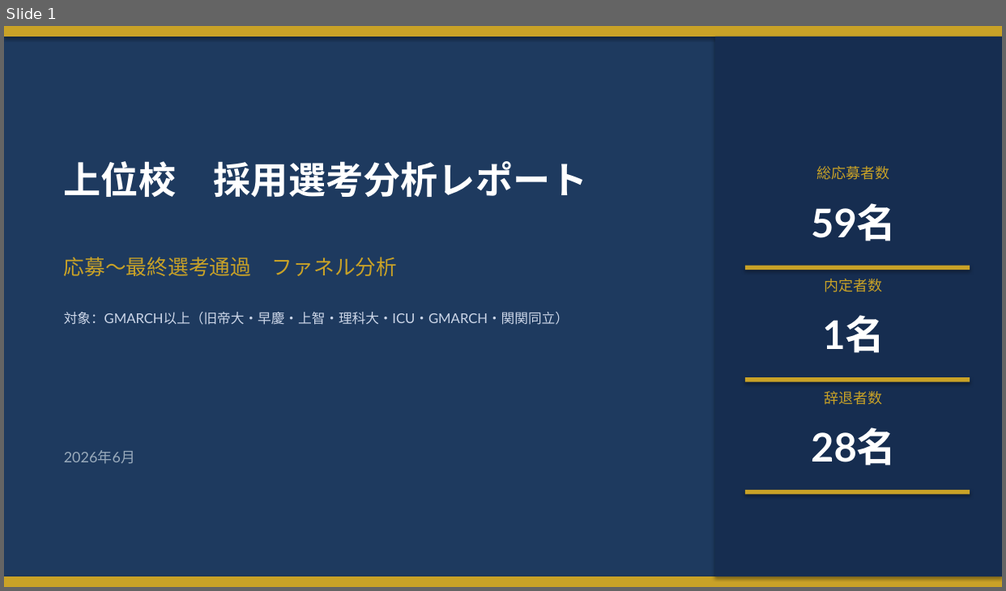
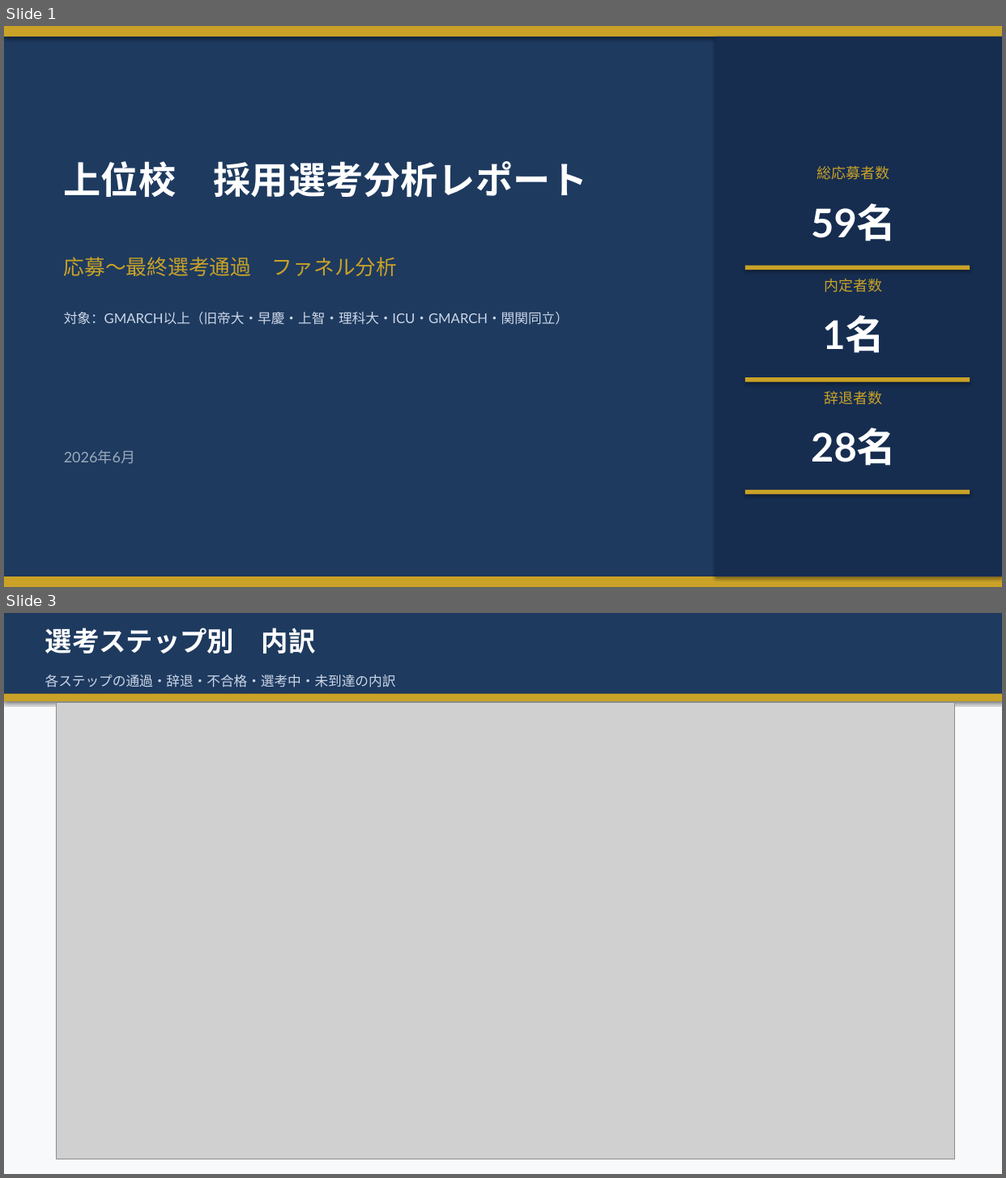
Before and after one commit to syoukaku007-star/daiki, a slide deck: 上位校採用分析レポート_2026.pptx. Shown one above the other, each under a label of ours: slide 1 before the commit, slides 1 and 3 after it; the slides between them are not shown. The pictures are 1006x591 and 1006x1178 pixels, drawn with LibreOffice and Linux fonts; fonts in the diff are those of the drawing; grey boxes stand for pictures. Boxes give left, top, right and bottom in pixels: in the first picture for what was removed or moved away, otherwise in the second. Text is boxed around its words. In the diff, an @@ line names an element or a change of style, - is before the commit and + after.

```diff
--- a/上位校採用分析レポート_2026.pptx
+++ b/上位校採用分析レポート_2026.pptx
@@ slide 3 added at <box>4,613,1002,1174</box>, background #FFFFFF @@
@@ rectangle added at <box>4,613,1002,1174</box>, fill #F8F9FA @@
@@ rectangle added at <box>4,613,1002,699</box>, fill #1E3A5F @@
@@ text added at <box>45,628,316,653</box>, 26 pt, text #FFFFFF, bold @@
+選考ステップ別 内訳
@@ text added at <box>45,675,396,688</box>, 13 pt, text #CCD6E8 @@
+各ステップの通過・辞退・不合格・選考中・未到達の内訳
@@ rectangle added at <box>4,694,1002,701</box>, fill #C9A227 @@
@@ picture added at <box>57,703,955,1160</box> @@
```
Also in this commit, not shown: 2 slides changed, 2 other slides added, 2 slides removed.
